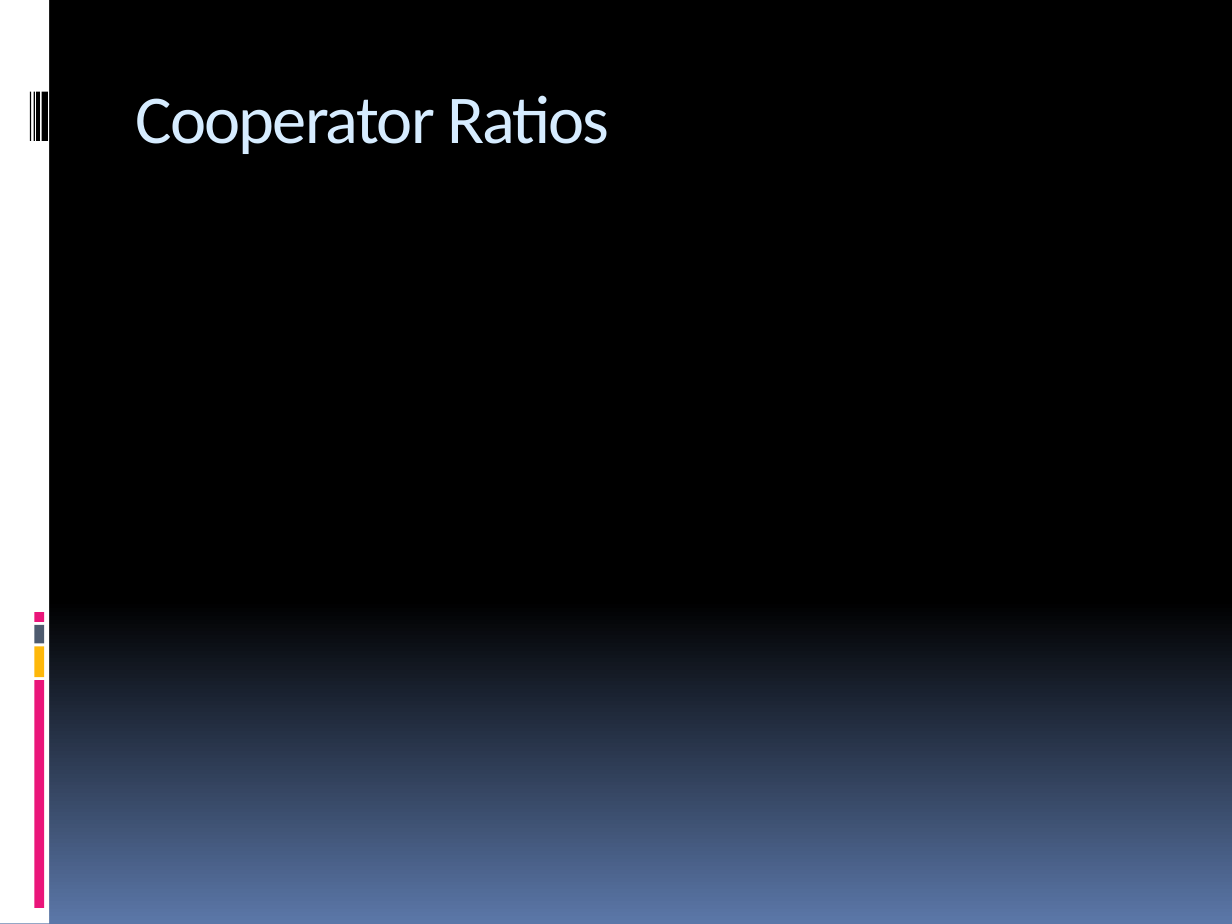
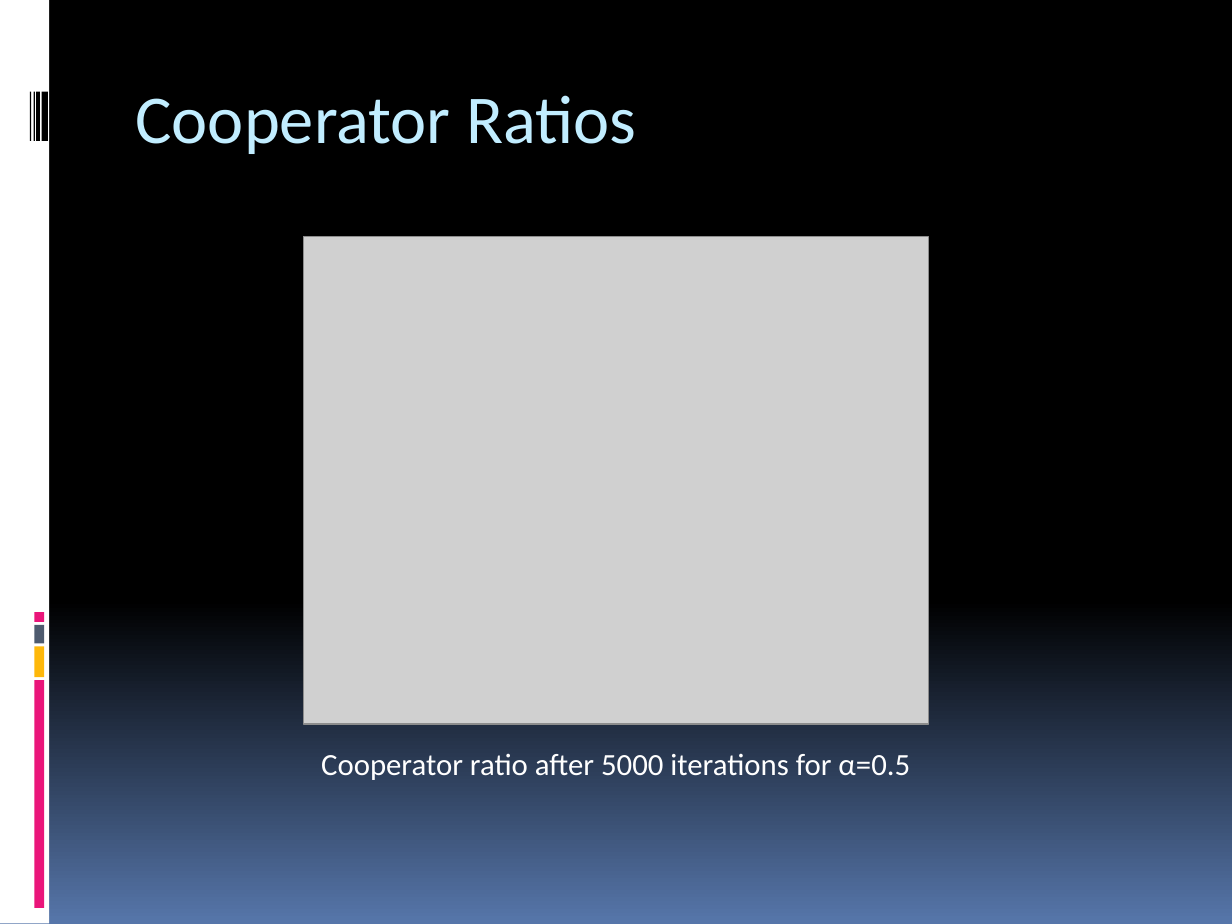
Before and after one commit to pec0ra/cooperation, a slide deck: slide 14 of presentation/presentation.pptx (slide 13 before the commit). Drawn at 1232x924 pixels with LibreOffice and Linux fonts; fonts in the diff are those of the drawing; grey boxes stand for pictures. Boxes give left, top, right and bottom in pixels: in the first picture for what was removed or moved away, otherwise in the second. Text is boxed around its words. In the diff, an @@ line names an element or a change of style, - is before the commit and + after.

```diff
--- a/presentation/presentation.pptx
+++ b/presentation/presentation.pptx
@@ background gradient #000000 to #5B77A8 to gradient #000000 to #5676AA @@
@@ title "Cooperator Ratios" at (x1=136, y1=95, x2=636, y2=154): text colour #D6ECFF to #C1EDFF, letter spacing -1 to 0 pt @@
@@ picture added at (x1=303, y1=237, x2=928, y2=723) @@
@@ text added at (x1=321, y1=754, x2=910, y2=780), 18 pt, text #FFFFFF @@
+Cooperator ratio after 5000 iterations for α=0.5
```
Also in this commit, not shown: 12 other slides changed, 5 slides added, 3 slides removed.
